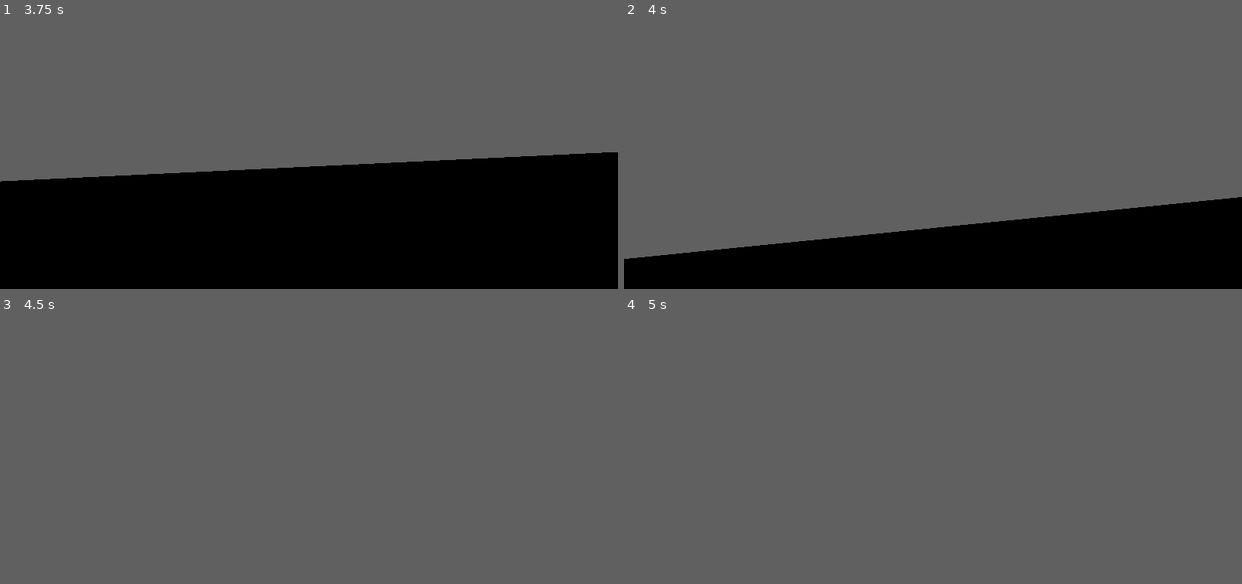
Above: before the commit, frames 1-4 (two rows, left to right).
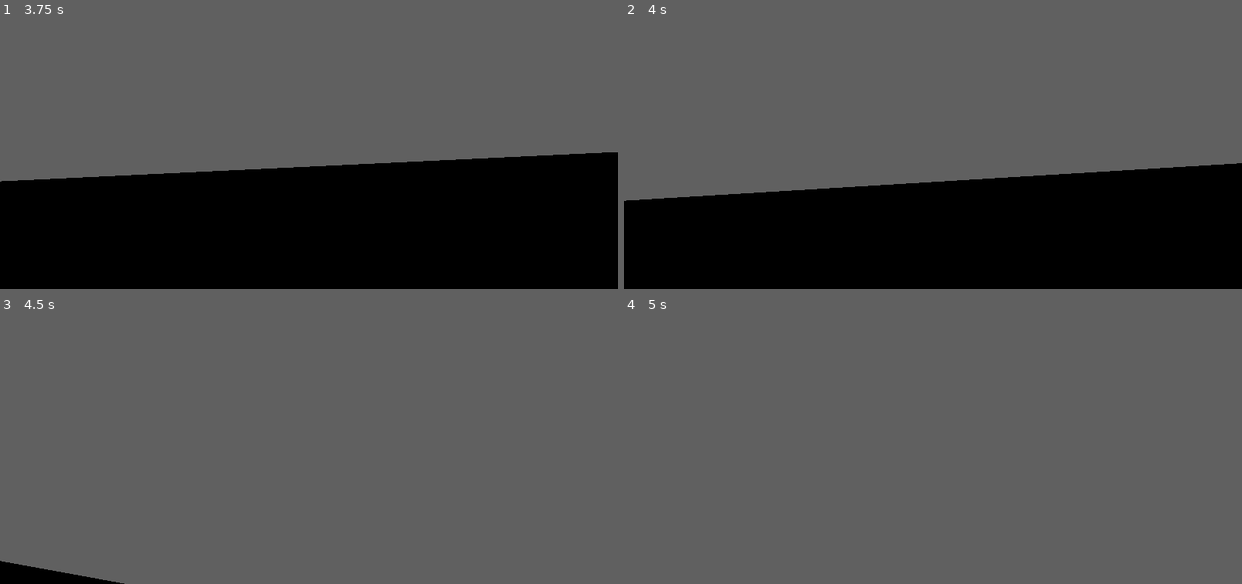
Above: after the commit, the same moments.

Repository: acnbhop/kengd
Game: Godot game, scene res://levels/test_level.tscn
Two runs of this game, one before a commit and one after it. Both use one fixed random seed, a clock stepped at 60 frames per second and the inputs below. The project has no main scene, so this scene is started directly.
Inputs (mouse positions are in pixels of both pictures, inside the frame that each line leads up to):
- Up to frame 1 (3.75 s): tap Enter at 0.5 s; move the mouse to (339, 112) at 0.52 s; hold W (move_forward) from 0.53 s (still down); tap Space (jump) at 0.6, 0.77, 1.07, 1.52, 1.55, 1.82, 2.3, 2.85, 3.02, 3.32 s; move the mouse to (278, 115) at 1.27 s; tap Ctrl (duck) at 1.35 s; move the mouse to (321, 110) at 2.02 s; hold Shift (sprint) 2.03-2.78 s; move the mouse to (302, 120) at 2.77 s; move the mouse to (352, 118) at 3.52 s; hold Ctrl (duck) from 3.53 s (still down)
- Up to frame 2 (4 s): keep holding W (move_forward); keep holding Ctrl (duck); tap Space (jump) at 3.77, 3.8 s
- Up to frame 3 (4.5 s): keep holding W (move_forward); tap Space (jump) at 4.07 s; move the mouse to (259, 405) at 4.27 s; release Ctrl (duck) at 4.28 s; tap Shift (sprint) at 4.35 s
- Up to frame 4 (5 s): keep holding W (move_forward); tap Space (jump) at 4.52, 4.55, 4.82 s

Frame 1 is identical in both runs. In frame 2, 17% of the frame differs, in the area x 0-100%, y 53-89%; in frame 3, 0.9%; in frame 4, nothing differs.

Commit message:
value tweak, crouch jumping was so high

Diff:
--- a/Code/character.gd
+++ b/Code/character.gd
@@ -21,7 +21,7 @@
 ## The force applied when the character jumps.
 @export_range(0.0, 20.0, 0.1) var f_jump_force: float = 4.0
 ## The force applied when the character crouch jumps.
-@export_range(0.0, 20.0, 0.1) var f_crouch_jump_force: float = 6.0
+@export_range(0.0, 20.0, 0.1) var f_crouch_jump_force: float = 2.3
 
 ## This group controls the camera settings.
 @export_group("Camera")
